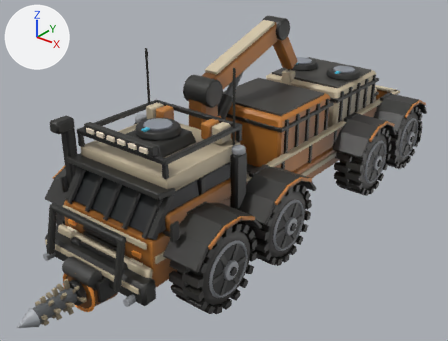
Before and after pictures for a commit that changed the glTF model assets/vehicles/ex_rover_7.glb.
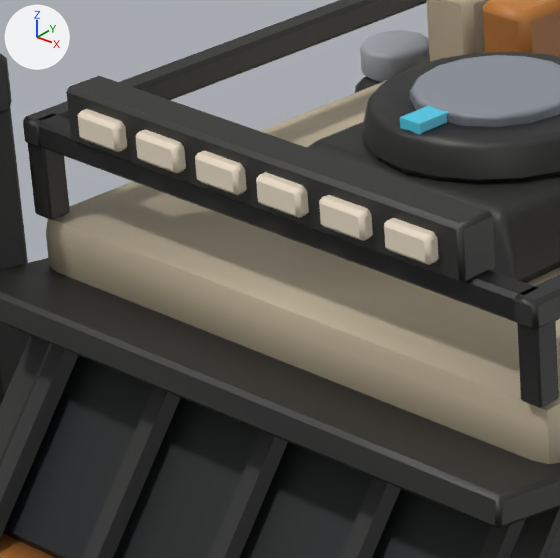
The first picture shows the older version from a 50 mm lens placed at (10.59, -15.03, 10.05), pointed at (-0.01, -1.78, 1.83). The close-ups show the older and then the newer version on the part from 16% to 38% of the width and 32% to 60% of the height of that picture. Only the edits that show in the close-ups are written down. Arrows for +X, +Y and +Z are at upper left; the lights stay in place. Where no turn or scale is listed for an object, it has been applied to the vertices. Vertices at exactly the same position are counted once.
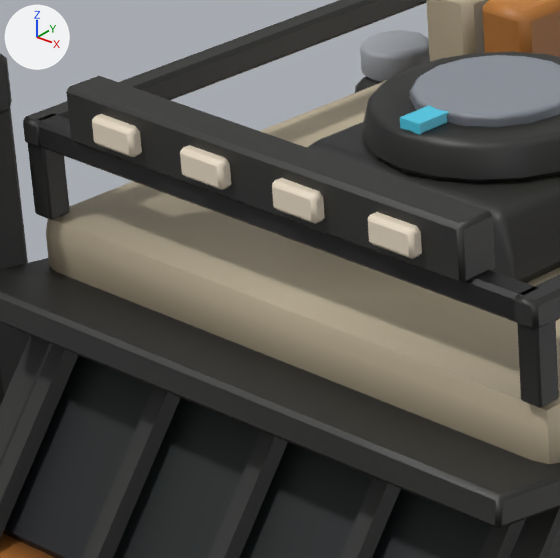
Location of each change, [x1, y1, x2, y2] in pixels of the close-ups (560 x 558 px; the box of a moved part takes in the faces that stretch with it):
part 1 of me_mesh_0, moved or reshaped
    before: [78, 109, 127, 152]
    after: [92, 114, 142, 157]
part 2 of me_mesh_0, moved or reshaped
    before: [195, 151, 247, 195]
    after: [180, 145, 231, 190]
part 3 of me_mesh_0, moved or reshaped
    before: [256, 172, 309, 218]
    after: [272, 178, 325, 224]
part 4 of me_mesh_0, moved or reshaped
    before: [384, 218, 439, 265]
    after: [368, 212, 422, 259]
part 5 of me_mesh_0, deleted
    before: [319, 195, 373, 241]
part 6 of me_mesh_0, deleted
    before: [136, 130, 186, 173]

The change, as a list of edits to the scene's bpy script:
```text
Change me_mesh_0:
    used by ob_mesh_0; location = (-2.857, 7.069, -1.173)
    remove me_mesh_0.from_pydata(...)  # 8248 vertices, 15280 faces; spans x 0.0..5.71, y -14.64..0.0, z 1.29..7.0
    add me_mesh_0.from_pydata(...)  # 8184 vertices, 15168 faces; spans x 0.0..5.71, y -14.64..0.0, z 1.29..7.0
    me_mesh_0 part 1: the loose piece of 24 vertices spanning x 1.79..2.06, y -13.04..-12.96, z 5.31..5.45 is moved by (0.09, 0.0, 0.0)
    me_mesh_0 part 2: the loose piece of 24 vertices spanning x 2.54..2.8, y -13.04..-12.96, z 5.31..5.45 is moved by (-0.09, 0.0, 0.0)
    me_mesh_0 part 3: the loose piece of 24 vertices spanning x 2.91..3.17, y -13.04..-12.96, z 5.31..5.45 is moved by (0.09, 0.0, 0.0)
    me_mesh_0 part 4: the loose piece of 24 vertices spanning x 3.65..3.92, y -13.04..-12.96, z 5.31..5.45 is moved by (-0.09, 0.0, 0.0)
    me_mesh_0 part 5: the loose piece of 24 vertices spanning x 3.28..3.55, y -13.04..-12.96, z 5.31..5.45 is deleted
    me_mesh_0 part 6: the loose piece of 24 vertices spanning x 2.17..2.43, y -13.04..-12.96, z 5.31..5.45 is deleted
    other edits to the shape of me_mesh_0 do not show in these pictures
```
